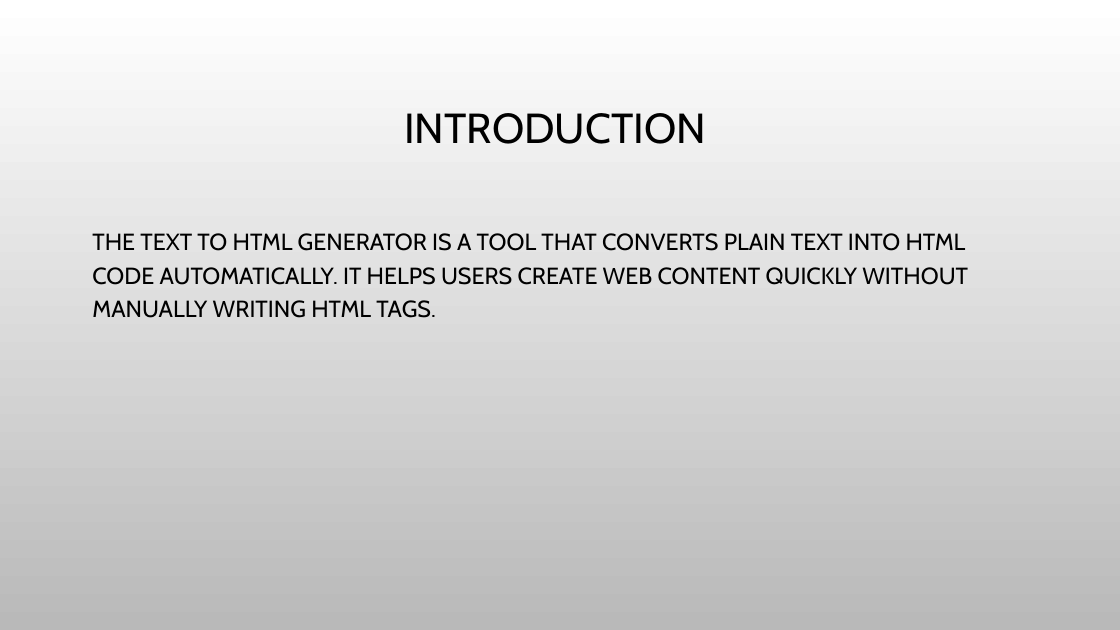
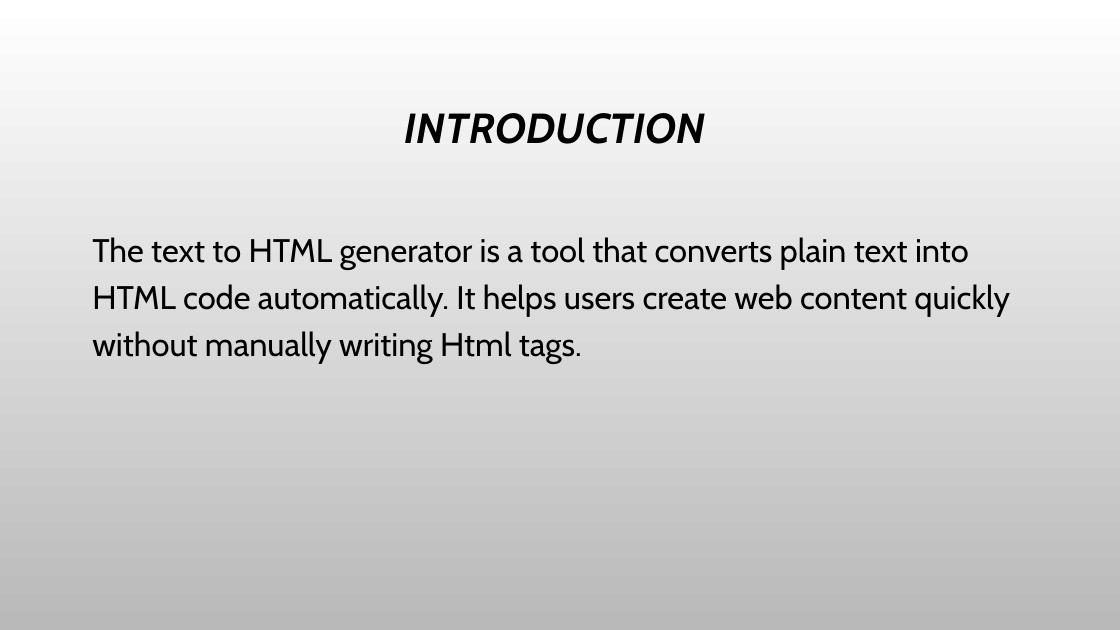
Before and after one commit to Subbara-siddeswari/Text-to-HTML-Generator, a slide deck: slide 2 of Presentation (1).pptx. Drawn at 1120x630 pixels with LibreOffice and Linux fonts; fonts in the diff are those of the drawing; background and template pictures are left out. Boxes give left, top, right and bottom in pixels: in the first picture for what was removed or moved away, otherwise in the second. Text is boxed around its words. In the diff, an @@ line names an element or a change of style, - is before the commit and + after.

```diff
--- a/Presentation (1).pptx
+++ b/Presentation (1).pptx
@@ title "INTRODUCTION" at (405, 113, 706, 144): bold on, italic on @@
@@ text at (92, 237, 1010, 364): text changed; size 20 to 28 pt @@
-THE TEXT TO HTML GENERATOR IS A TOOL THAT CONVERTS PLAIN TEXT INTO HTML CODE AUTOMATICALLY. IT HELPS USERS CREATE WEB CONTENT QUICKLY WITHOUT MANUALLY WRITING HTML TAGS.
+The text to HTML generator is a tool that converts plain text into HTML code automatically. It helps users create web content quickly without manually writing Html tags.
```
Also in this commit, not shown: 5 other slides changed, 1 slide added, 1 slide removed.
